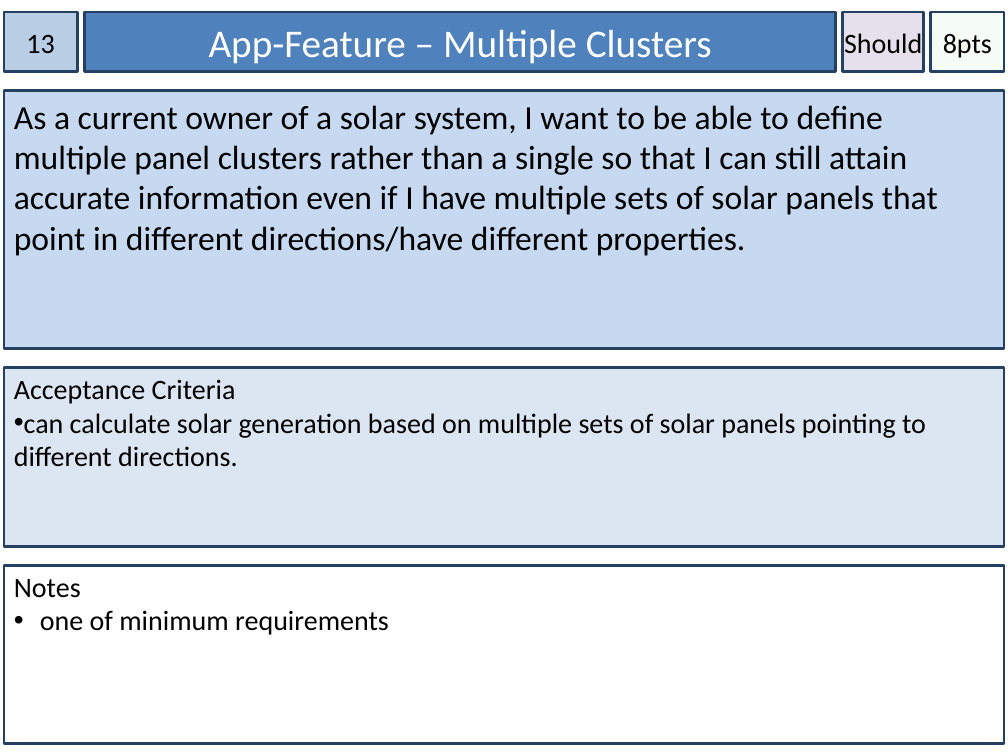
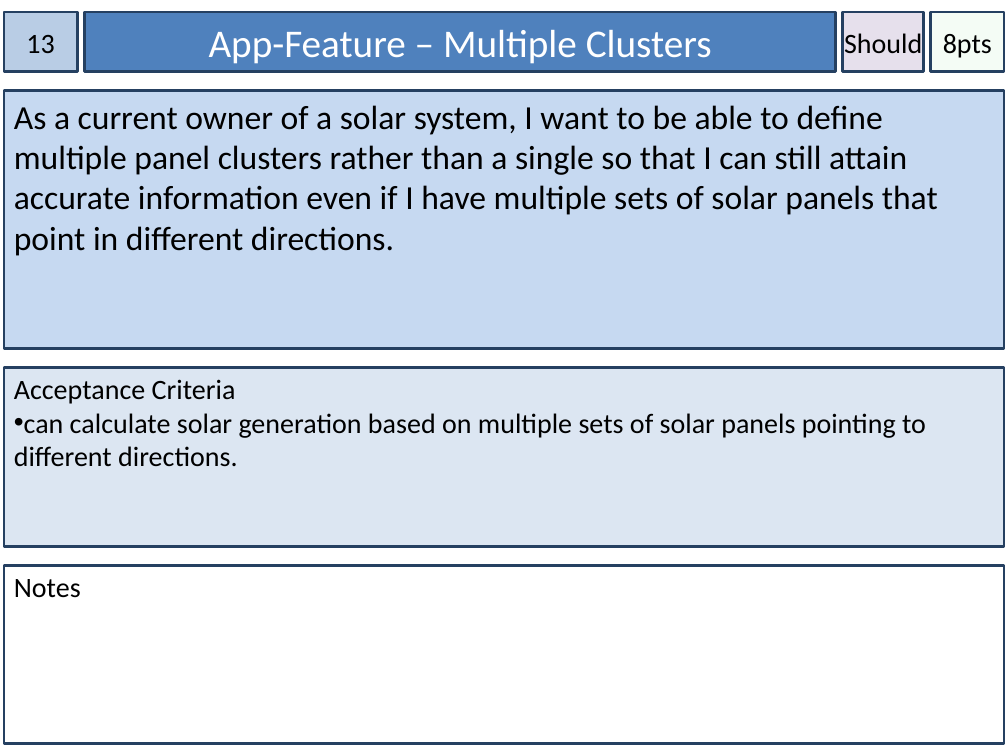
Before and after one commit to blackoutinn372/BlackoutSolarCalculator, a slide deck: slide 3 of com.blackout.solarpanelcalculator/docs/stories4Iteration4.pptx. Drawn at 1008x756 pixels with LibreOffice and Linux fonts; fonts in the diff are those of the drawing. Boxes give left, top, right and bottom in pixels: in the first picture for what was removed or moved away, otherwise in the second. Text is boxed around its words. In the diff, an @@ line names an element or a change of style, - is before the commit and + after.

```diff
--- a/com.blackout.solarpanelcalculator/docs/stories4Iteration4.pptx
+++ b/com.blackout.solarpanelcalculator/docs/stories4Iteration4.pptx
@@ text in rectangle at (14,105,938,256): text changed @@
-As a current owner of a solar system, I want to be able to define multiple panel clusters rather than a single so that I can still attain accurate information even if I have multiple sets of solar panels that point in different directions/have different properties.
+As a current owner of a solar system, I want to be able to define multiple panel clusters rather than a single so that I can still attain accurate information even if I have multiple sets of solar panels that point in different directions.
@@ text in rectangle at (40,610,389,635): paragraph removed @@
-• one of minimum requirements
```
Also in this commit, not shown: 3 other slides changed, 11 other files.
